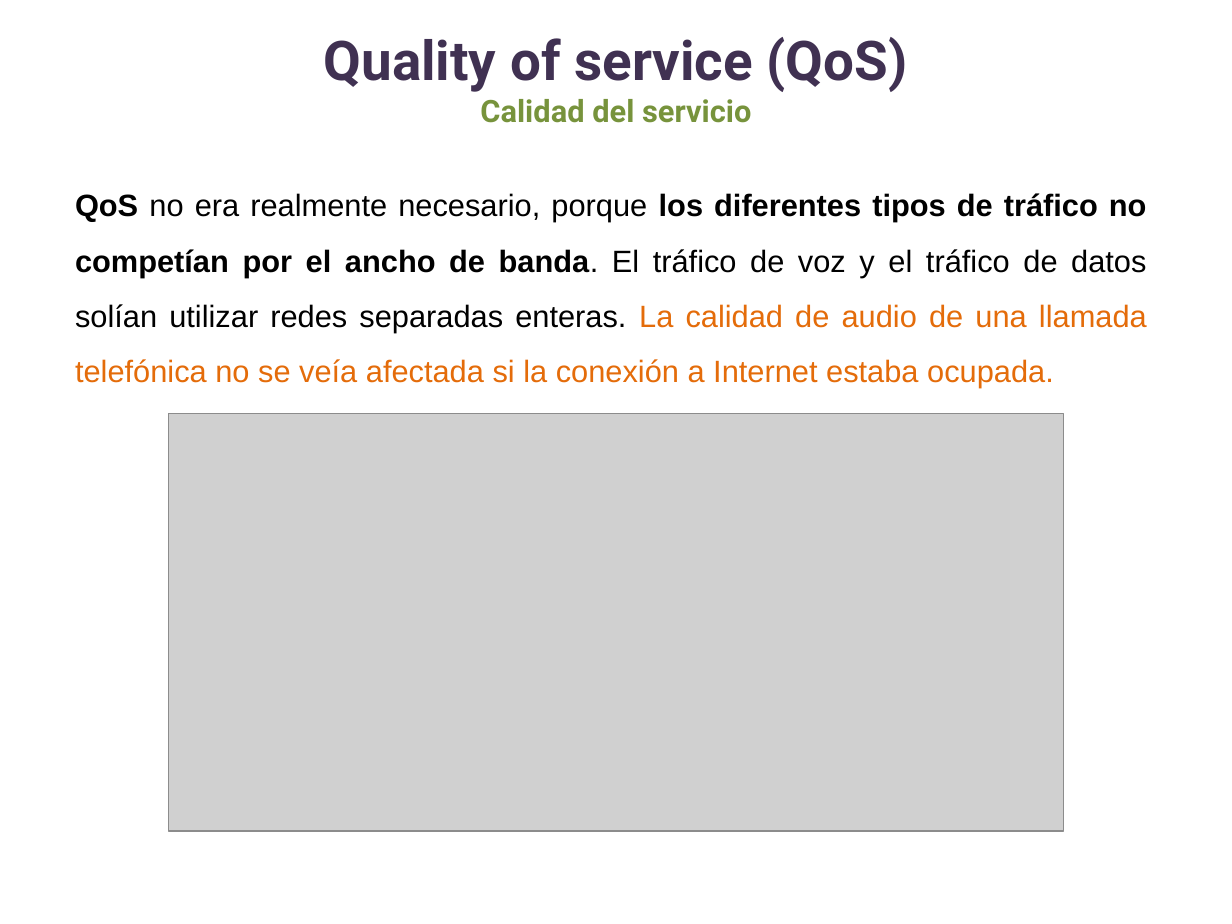
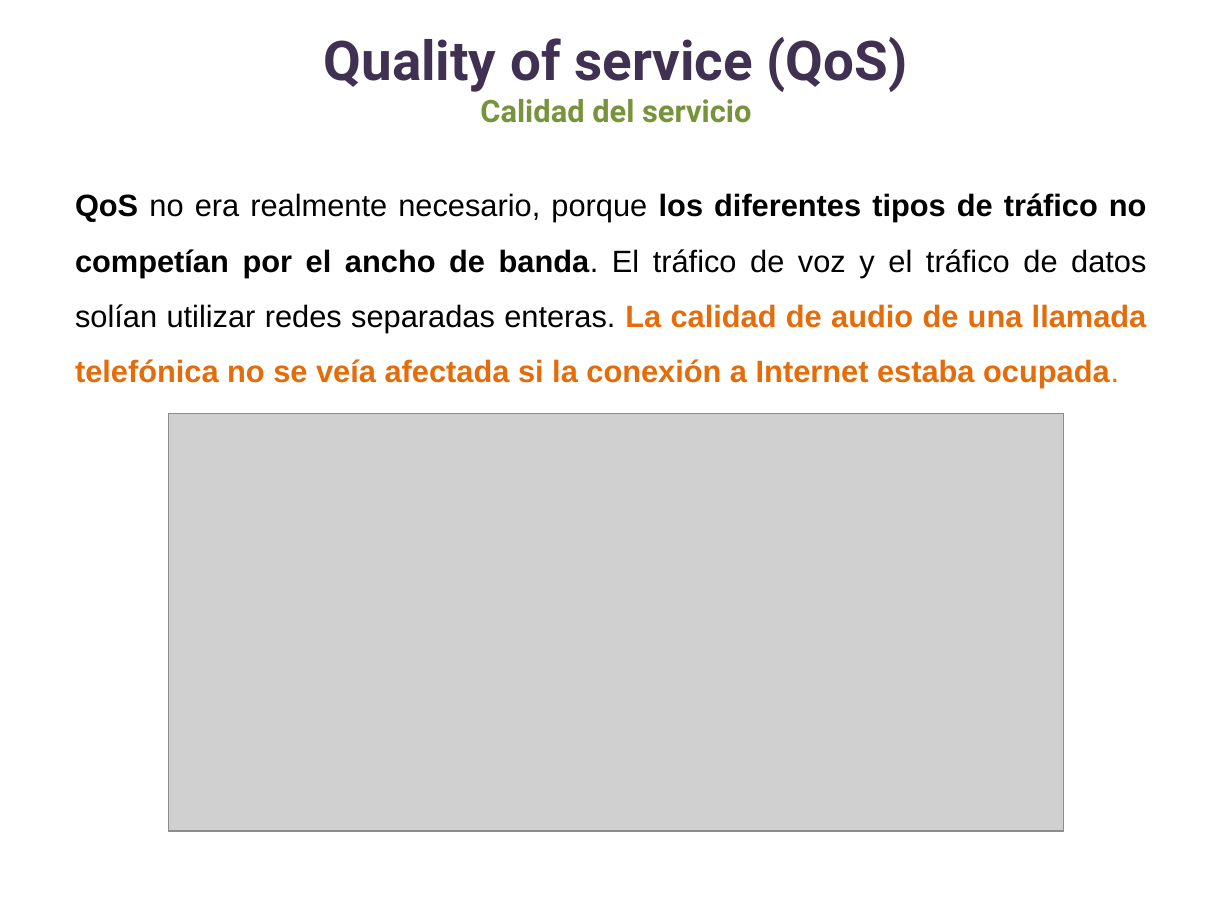
Before and after one commit to lizetheP/WAN, a slide deck: slide 6 of Calendario2025/Presentaciones/13_QoS.pptx. Drawn at 1232x924 pixels with LibreOffice and Linux fonts; fonts in the diff are those of the drawing; grey boxes stand for pictures. Boxes give left, top, right and bottom in pixels: in the first picture for what was removed or moved away, otherwise in the second. Text is boxed around its words. In the diff, an @@ line names an element or a change of style, - is before the commit and + after.

```diff
--- a/Calendario2025/Presentaciones/13_QoS.pptx
+++ b/Calendario2025/Presentaciones/13_QoS.pptx
@@ text "QoS no era realmente necesario, ..." at (75, 193, 1147, 388): bold on in "La calidad de audio de una llamada ..." @@
```
Also in this commit, not shown: 7 other slides changed, 11 slides removed, 29 other files.
